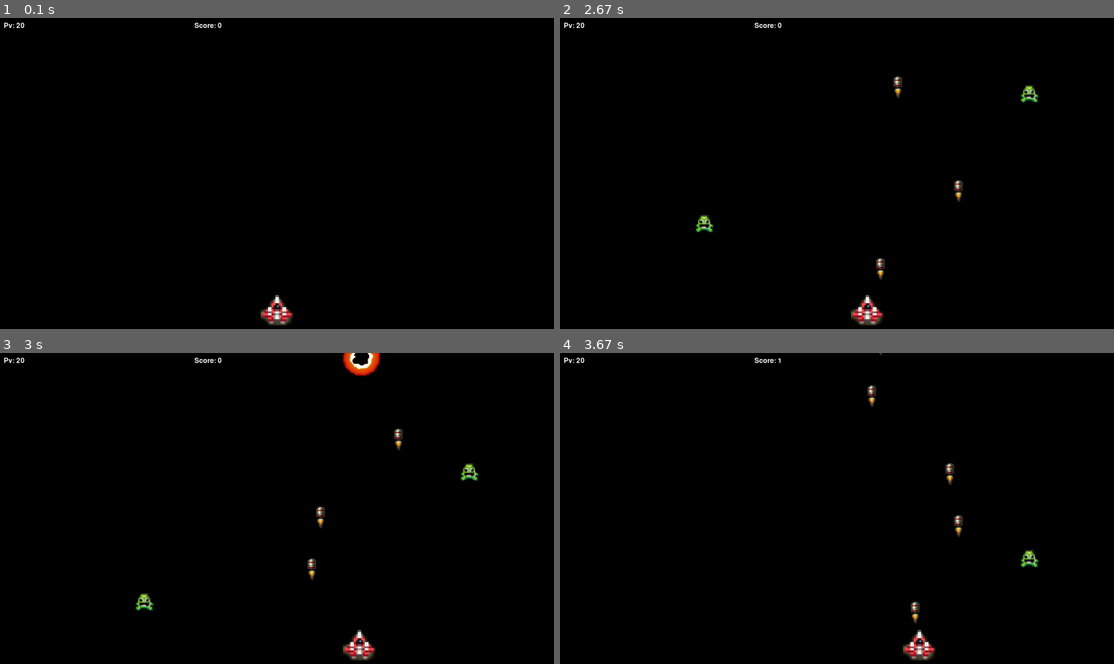
Above: before the commit, frames 1-4 (two rows, left to right).
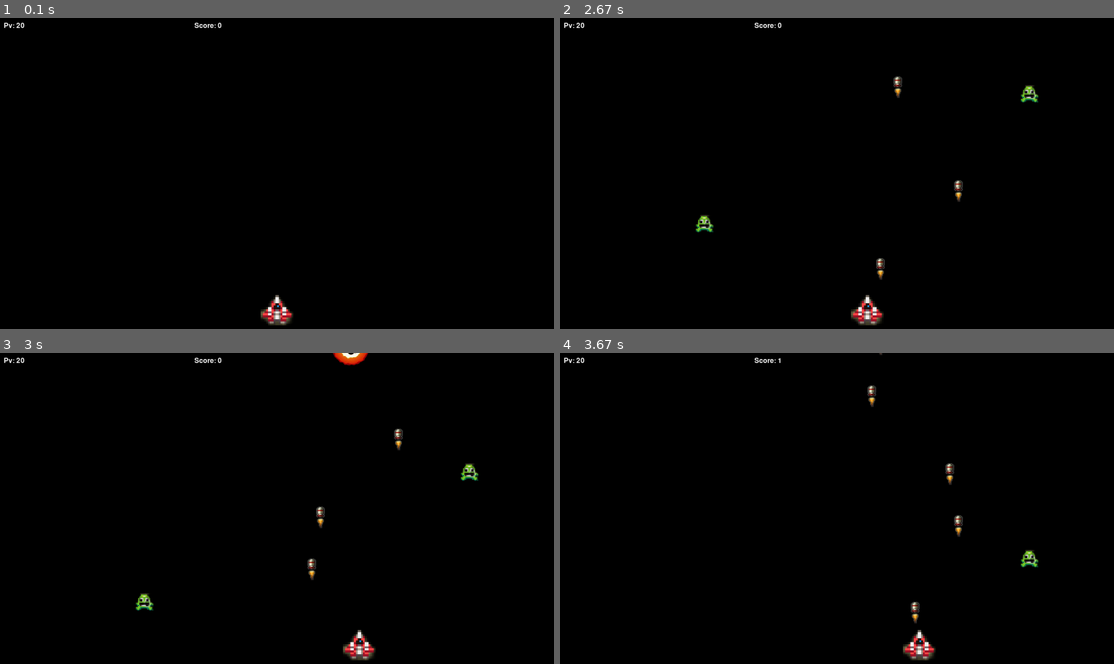
Above: after the commit, the same moments.

Repository: CatChow0/projet_python
Game: pygame game, started from main.py
The game is run twice, just before and just after one commit, with the same random seed, the same clock (stepped at 60 frames per second) and the same inputs.
Inputs:
- Up to frame 1 (0.1 s): no input
- Up to frame 2 (2.67 s): tap Space at 0.33, 0.73, 1.03, 1.23, 1.53, 1.9, 2.3, 2.6 s; hold Up 0.67-1.13 s; hold Right 1.17-1.8 s; hold Down 1.83-2.2 s; hold Left from 2.23 s (still down)
- Up to frame 3 (3 s): release Left at 2.7 s; hold Right from 2.73 s (still down); tap Space at 2.8 s
- Up to frame 4 (3.67 s): tap Space at 3.1, 3.3, 3.63 s; release Right at 3.2 s; hold Up 3.23-3.53 s; hold Right from 3.57 s (still down)

Frames 1-2 are identical in both runs. In frame 3, 0.4% of the frame differs, in the area x 60-69%, y 0-8%; in frame 4, nothing differs.

Commit message:
separation classes

Diff:
--- /dev/null
+++ b/classes.py
@@ -0,0 +1,37 @@
+import pygame
+import random
+
+class displayable :
+    def __init__(self,image_name,scaleSize):
+        self.image = pygame.image.load(image_name+".png").convert_alpha()
+        self.image = pygame.transform.scale(self.image,(scaleSize,scaleSize))
+
+
+# class animated(displayable) :
+#     def __init__(self, image_name, scaleSize):
+#         super().__init__(image_name, scaleSize)
+
+class entity(displayable):
+    def __init__(self, image_name, scaleSize,speed):
+        self.speed = speed
+        super().__init__(image_name, scaleSize)
+
+class projectile(entity):
+    def __init__(self, image_name, scaleSize, speed,damage):
+        self.dmg = damage
+        super().__init__(image_name, scaleSize, speed)
+
+class enemy(entity) :
+    def __init__(self,image_name,scaleSize,hp,speed):
+        self.hp = hp
+        super().__init__(image_name,scaleSize,speed)
+
+    #def __onDest__(self,hp) :
+    #    if hp <= 0 :
+
+class player(entity) :
+    def __init__(self, image_name, scaleSize, hp,speed,attackSpeed):
+        self.hp = hp
+        self.attackSpeed = attackSpeed
+
+        super().__init__(image_name, scaleSize, speed)
--- a/main.py
+++ b/main.py
@@ -1,5 +1,7 @@
 import pygame
 import random
+
+from classes import enemy,projectile,displayable
 
 # Initialize Pygame
 pygame.init()
@@ -20,16 +22,15 @@
 player_image = pygame.image.load("player.png").convert_alpha()
 player_image = pygame.transform.scale(player_image,(75,75))
 
-# Load the enemy sprite
-enemy_image = pygame.image.load("enemy.png").convert_alpha()
-enemy_image = pygame.transform.scale(enemy_image,(40,40))
+# Load Enemies
+enemy_vert = enemy("enemy",40,1,5)
 
-# Load missile sprite and related animation
-player_missile = pygame.image.load("player_missile_sprite.png").convert_alpha()
-player_missile = pygame.transform.scale(player_missile,(50,50))
+# Load missile
+player_missile = projectile("player_missile_sprite",50,10,5)
+
 # Explosion frames
-missile_exlposion = pygame.image.load("tile003.png").convert_alpha()
-missile_exlposion = pygame.transform.scale(missile_exlposion,(100,100))
+missile_exlposion = displayable("tile003",100)
+explo_size = missile_exlposion.image.get_size()
 
 # Set up the player
 player_rect = player_image.get_rect()
@@ -39,11 +40,9 @@
 
 # Set up the bullets
 bullet_list = []
-bullet_speed = 10
 
 # Set up the enemies
 enemy_list = []
-enemy_speed = 5
 enemy_spawn_rate = 60
 enemy_spawn_counter = 0
 
@@ -60,9 +59,9 @@
     screen.blit(backround_image, backround_rect)
     screen.blit(player_image, player_rect)
     for bullet_rect in bullet_list:
-        screen.blit(player_missile,bullet_rect)
+        screen.blit(player_missile.image,bullet_rect)
     for enemy_rect in enemy_list:
-        screen.blit(enemy_image, enemy_rect)
+        screen.blit(enemy_vert.image, enemy_rect)
     score_text = font.render("Score: " + str(score), True, (255, 255, 255))
     screen.blit(score_text, (450, 10))
     pv_text = font.render("Pv: " + str(player_pv), True, (255,255,255))
@@ -75,7 +74,7 @@
         elif event.type == pygame.KEYDOWN:
             if event.key == pygame.K_SPACE:
                 # Fire a bullet
-                bullet_rect = player_missile.get_rect()
+                bullet_rect = player_missile.image.get_rect()
                 bullet_rect.centerx = player_rect.centerx
                 bullet_rect.bottom = player_rect.top
                 bullet_list.append(bullet_rect)
@@ -91,18 +90,19 @@
     if keys[pygame.K_DOWN] and player_rect.right < width:
         player_rect.move_ip(10, 0)
 
+
     # Move the bullets
     for bullet_rect in bullet_list:
-        bullet_rect.move_ip(0, -bullet_speed)
+        bullet_rect.move_ip(0, -player_missile.speed)
 
     # Move the enemies
     for enemy_rect in enemy_list:
-        enemy_rect.move_ip(0, enemy_speed)
+        enemy_rect.move_ip(0, enemy_vert.speed)
 
     # Spawn new enemies
     enemy_spawn_counter += 1
     if enemy_spawn_counter >= enemy_spawn_rate:
-        enemy_rect = enemy_image.get_rect()
+        enemy_rect = enemy_vert.image.get_rect()
         enemy_rect.centerx = random.randint(0, width)
         enemy_rect.top = -enemy_rect.height
         enemy_list.append(enemy_rect)
@@ -112,7 +112,8 @@
     for bullet_rect in bullet_list:
         for enemy_rect in enemy_list:
             if bullet_rect.colliderect(enemy_rect) :
-                screen.blit(missile_exlposion,enemy_rect)
+                temp_enemy_rect = (enemy_rect[0] - explo_size[0]/4, enemy_rect[1] - explo_size[1]/4,enemy_rect[2],enemy_rect[3])
+                screen.blit(missile_exlposion.image,temp_enemy_rect)
                 enemy_list.remove(enemy_rect)
                 bullet_list.remove(bullet_rect)
                 score += 1
